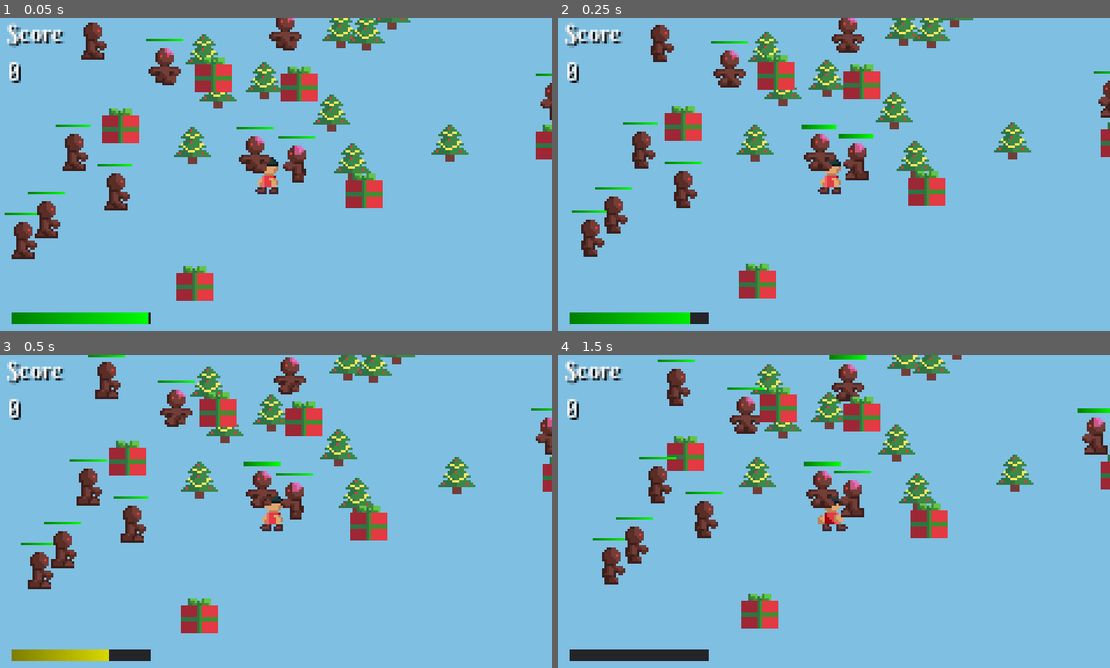
Above: before the commit, frames 1-4 (two rows, left to right).
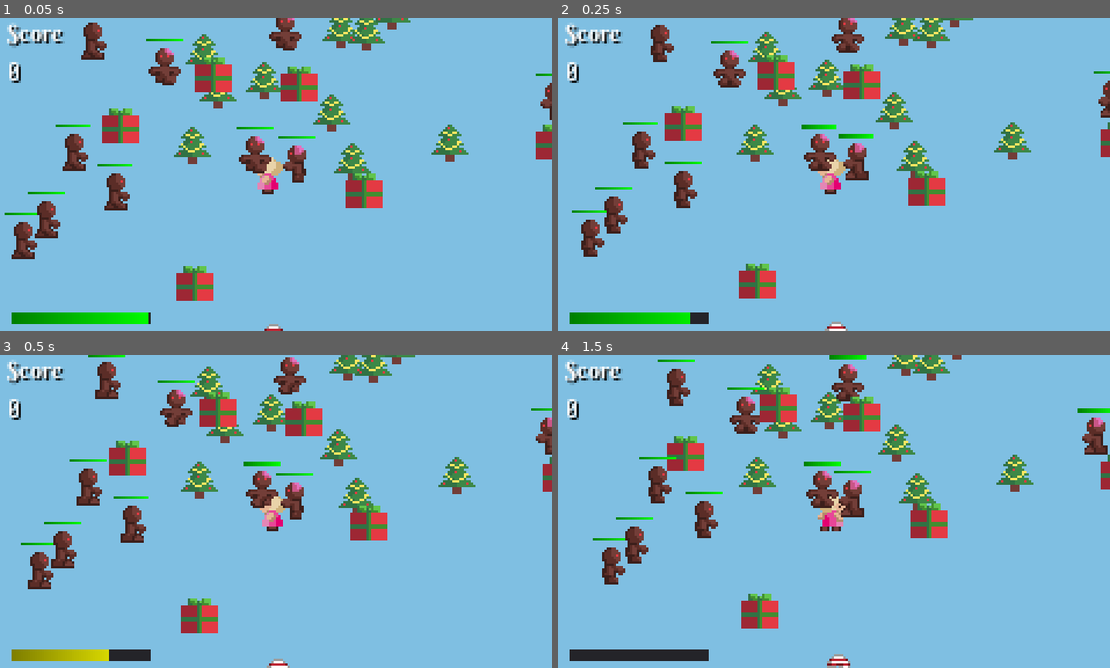
Above: after the commit, the same moments.

Repository: cznrhubarb/feliz-navidead
Game: Godot game, scene res://scn/TestScene.tscn
Same seed, same stepped clock (60 frames per second), same inputs: the game is played once before the commit and once after it.
Inputs (mouse positions are in pixels of both pictures, inside the frame that each line leads up to):
- Up to frame 1 (0.05 s): no input
- Up to frame 2 (0.25 s): no input
- Up to frame 3 (0.5 s): no input
- Up to frame 4 (1.5 s): move the mouse to (955, 495) at 0.52 s; press the mouse at (955, 495) at 0.53 s; hold D (move_right) 0.53-1.28 s; move the mouse to (718, 527) at 1.27 s; release the mouse at (718, 527) at 1.28 s; hold S (move_down) from 1.28 s (still down); click (718, 527) at 1.35 s

The runs differ from the first frame. In frame 1, 0.4% of the frame differs, in the area x 46-52%, y 44-100%; in frame 2, 0.4%; in frame 3, 0.4%; in frame 4, 0.5%, in the area x 47-53%, y 45-100%.

Commit message:
Pushing Girl Sprite Sheet, and CandyCane Pickup

Diff:
--- a/scn/Child.tscn
+++ b/scn/Child.tscn
@@ -1,7 +1,7 @@
 [gd_scene load_steps=9 format=2]
 
 [ext_resource path="res://src/Child.gd" type="Script" id=1]
-[ext_resource path="res://img/Anim/Player_Walk_Anim.PNG" type="Texture" id=2]
+[ext_resource path="res://img/Anim/PlayerGirl_Walk_Anim.PNG" type="Texture" id=2]
 [ext_resource path="res://src/ChildCamera.gd" type="Script" id=3]
 
 [sub_resource type="RectangleShape2D" id=1]
--- /dev/null
+++ b/scn/Pickup.gd
@@ -0,0 +1,18 @@
+extends StaticBody2D
+
+# variables
+var type = "pickup"
+
+func _ready():
+	pass
+
+func _on_PickupZone_body_entered(body):
+	if body.type == "child":
+		picked_up(body)
+
+func picked_up(player):
+	if player.health < 100:
+		player.health += 20
+		player.update_health()
+		player.game_hud.add_score(20)
+		queue_free()
--- /dev/null
+++ b/scn/Pickup.tscn
@@ -0,0 +1,29 @@
+[gd_scene load_steps=5 format=2]
+
+[ext_resource path="res://scn/Pickup.gd" type="Script" id=1]
+[ext_resource path="res://img/CandyCane.PNG" type="Texture" id=2]
+
+[sub_resource type="RectangleShape2D" id=1]
+
+[sub_resource type="RectangleShape2D" id=2]
+
+[node name="StaticBody2D" type="StaticBody2D"]
+script = ExtResource( 1 )
+
+[node name="CollisionShape2D" type="CollisionShape2D" parent="."]
+position = Vector2( -0.0239429, -0.0590639 )
+scale = Vector2( 0.2, 0.3 )
+shape = SubResource( 1 )
+
+[node name="Sprite" type="Sprite" parent="."]
+z_index = -1
+texture = ExtResource( 2 )
+
+[node name="PickupZone" type="Area2D" parent="."]
+
+[node name="CollisionShape2D" type="CollisionShape2D" parent="PickupZone"]
+modulate = Color( 0, 1, 0.0862745, 1 )
+scale = Vector2( 0.5, 0.8 )
+z_index = -1
+shape = SubResource( 2 )
+[connection signal="body_entered" from="PickupZone" to="." method="_on_PickupZone_body_entered"]
--- a/scn/TestScene.tscn
+++ b/scn/TestScene.tscn
@@ -7,6 +7,7 @@
 [ext_resource path="res://scn/Gift.tscn" type="PackedScene" id=5]
 [ext_resource path="res://src/GiftFactory.gd" type="Script" id=6]
 [ext_resource path="res://UI/GameHud.tscn" type="PackedScene" id=7]
+[ext_resource path="res://scn/Pickup.tscn" type="PackedScene" id=8]
 
 [node name="TestScene" type="Node2D"]
 
@@ -30,3 +31,6 @@
 script = ExtResource( 6 )
 
 [node name="GameHud" parent="." instance=ExtResource( 7 )]
+
+[node name="Pickup" parent="." instance=ExtResource( 8 )]
+position = Vector2( 109.876, 145.026 )
--- a/src/Child.gd
+++ b/src/Child.gd
@@ -107,6 +107,9 @@
 
 func take_damage(value):
 	health -= value
+	update_health()
+
+func update_health():
 	if hp_bar:
 		hp_bar.update_health(health)
 	else:
Binary file added: img/Anim/PlayerGirl_Walk_Anim.PNG
Not shown, added: img/Anim/PlayerGirl_Walk_Anim.PNG.import
Not shown: 1 places in scn/TestScene.tscn that only renumber resources
